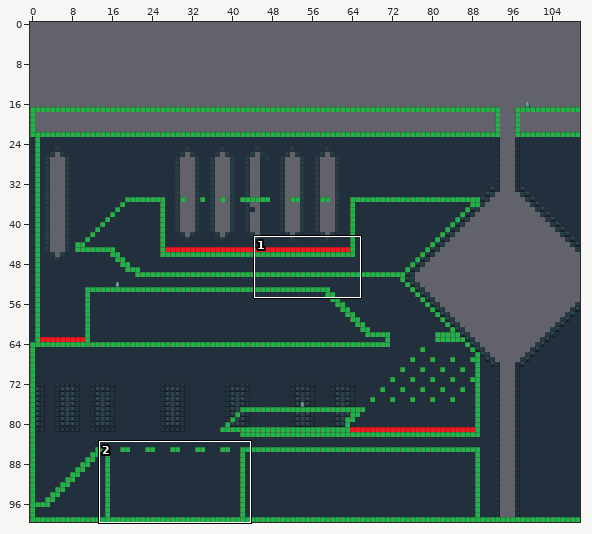
Two states of a Tiled map, Output/Assets/maps/Level2.tmx. The first picture is a wide view before the edit; the outline marks the close-up.
Close-up. Before:
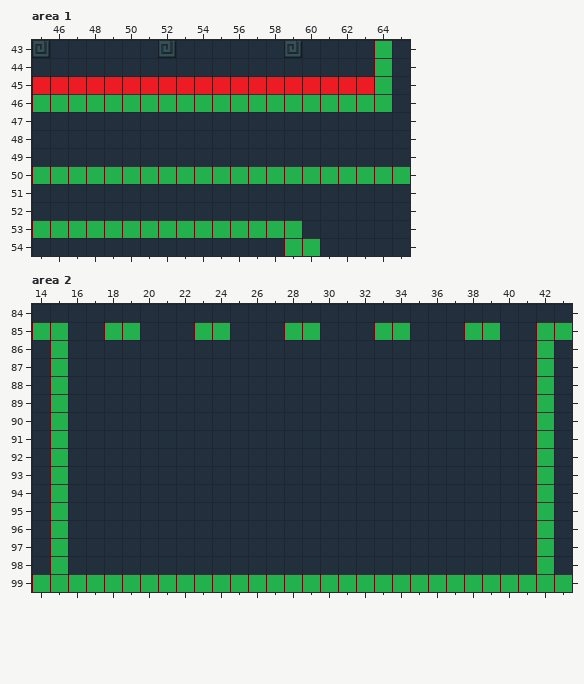
Cells are 32x32 px. Shown: area 1 x 45..65, y 43..54; area 2 x 14..43, y 84..99. The commit also changed other parts of the map, which this record leaves out. Not drawn, because the pictures are missing: unchanged layers "Background", "Background 2", "Sky".
And afterwards:
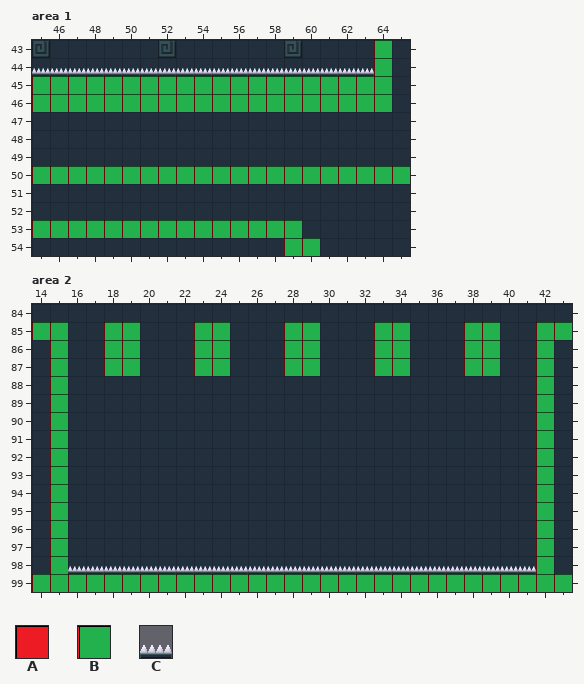
Key: from "Collisions": A 0, B 1; from "spikes": C 0.
_ is an empty cell.
From old to new:
Layer "Collision", area 1:
The edit adds tile B in row 45 at x 45 to 63.
Layer "CollisionsDead", area 1:
The edit adds tile C in row 44 at x 45 to 63.
Tile A is gone in row 45 at x 45 to 63.
Layer "Collision", area 2:
The edit adds tile B in rows 86 to 87 at x 18 to 19, 23 to 24, 28 to 29, 33 to 34 and 38 to 39.
Layer "CollisionsDead", area 2:
The edit adds tile C in row 98 at x 16 to 41.
